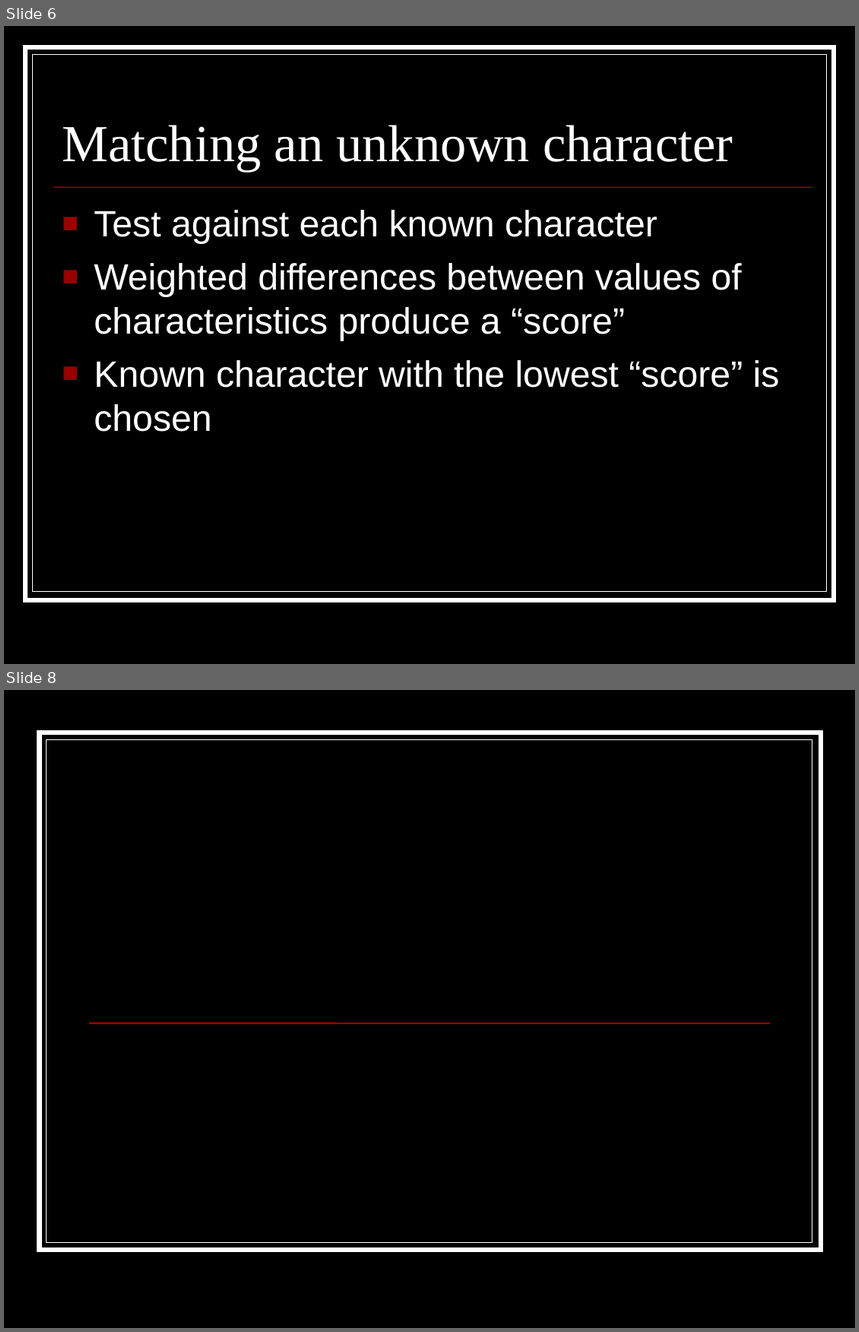
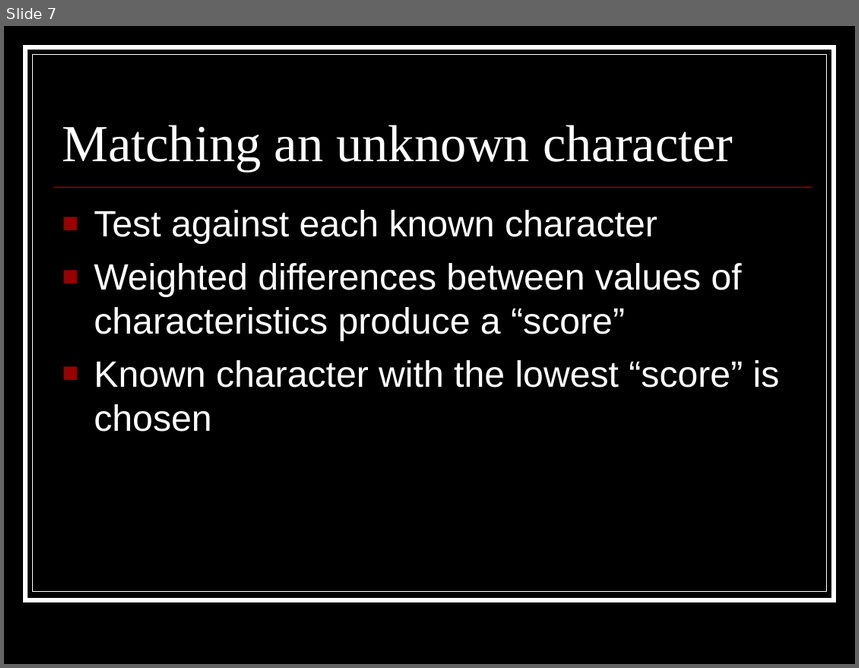
Before and after one commit to coyotebush/OCR, a slide deck: presentation/OCR.ppt. Shown one above the other, each under a label of ours: slides 6 and 8 before the commit, slide 7 after it; the slides between them are not shown. The pictures are 859x1332 and 859x668 pixels, drawn with LibreOffice and Linux fonts; fonts in the diff are those of the drawing. Boxes give left, top, right and bottom in pixels: in the first picture for what was removed or moved away, otherwise in the second. Text is boxed around its words. In the diff, an @@ line names an element or a change of style, - is before the commit and + after.

```diff
--- a/presentation/OCR.ppt
+++ b/presentation/OCR.ppt
@@ slide 8 removed at box(4, 690, 855, 1328), background #000000 @@
@@ rectangle removed at box(40, 733, 821, 1250) @@
@@ rectangle removed at box(46, 739, 812, 1243) @@
@@ line removed from (89, 1024) to (770, 1024) @@
@@ what was slide 6 is now slide 7 @@
```
Also in this commit, not shown: 4 slides changed, 1 slide added, 3 other files.
